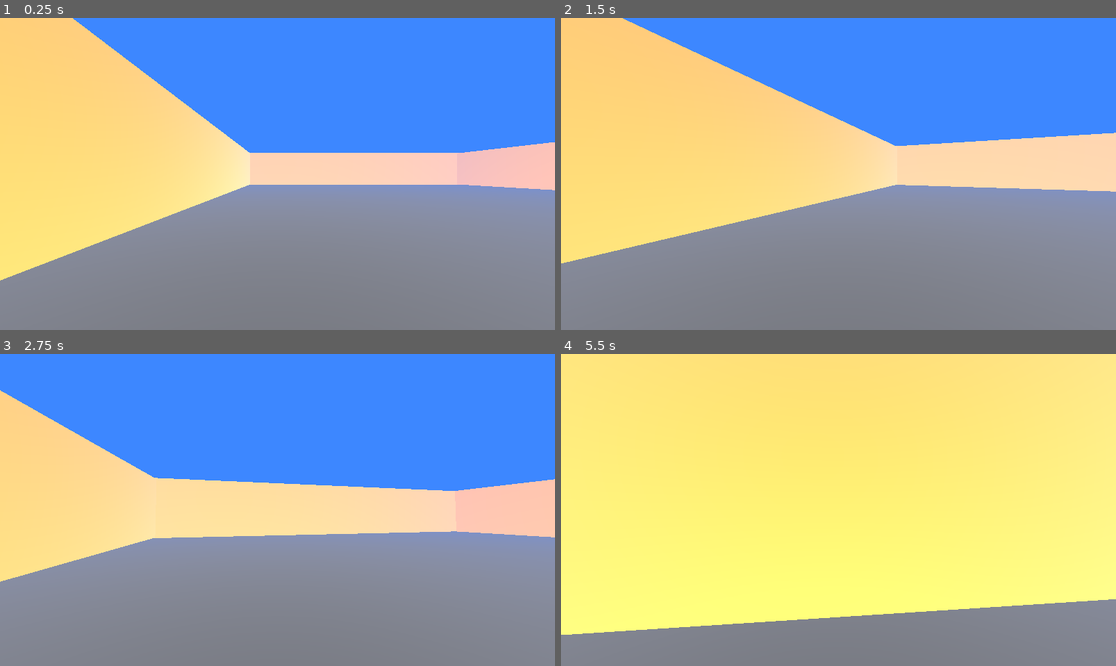
Above: before the commit, frames 1-4 (two rows, left to right).
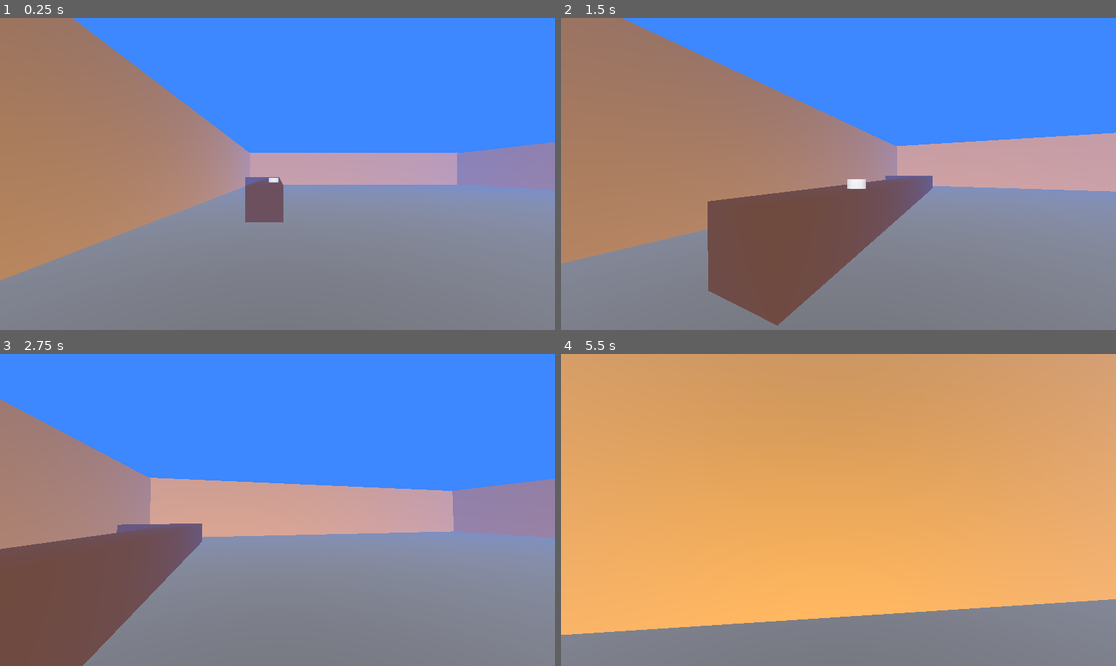
Above: after the commit, the same moments.

Repository: JoshuaThai/road-jam
Game: Godot game, scene res://Scenes/bar.tscn
The game is run twice, just before and just after one commit, with the same random seed, the same clock (stepped at 60 frames per second) and the same inputs.
Inputs (mouse positions are in pixels of both pictures, inside the frame that each line leads up to):
- Up to frame 1 (0.25 s): no input
- Up to frame 2 (1.5 s): tap Enter at 0.5 s; move the mouse to (866, 174) at 0.52 s; hold W (move_up) from 0.53 s (still down); tap Space at 0.77 s; move the mouse to (810, 174) at 1.27 s
- Up to frame 3 (2.75 s): keep holding W (move_up); tap Space at 1.52 s; move the mouse to (288, 503) at 2.02 s
- Up to frame 4 (5.5 s): keep holding W (move_up); move the mouse to (832, 516) at 2.77 s; tap Space at 3.02, 3.77, 4.52 s; move the mouse to (877, 513) at 3.52 s; move the mouse to (794, 506) at 4.27 s; move the mouse to (844, 510) at 5.02 s

The runs differ from the first frame. In frame 1, 31% of the frame differs, in the area x 0-100%, y 0-85%; in frame 2, 45%; in frame 3, 32%; in frame 4, 84%, in the area x 0-100%, y 0-90%.

Commit message:
Set up bar further

Diff:
--- a/Scenes/bar.tscn
+++ b/Scenes/bar.tscn
@@ -1,6 +1,7 @@
-[gd_scene load_steps=7 format=3 uid="uid://bq2kdr80nrrgi"]
+[gd_scene load_steps=11 format=3 uid="uid://bq2kdr80nrrgi"]
 
 [ext_resource type="PackedScene" uid="uid://ck0pjiha20w3m" path="res://Scenes/player.tscn" id="1_vwav4"]
+[ext_resource type="PackedScene" uid="uid://br7f2wm5xqk81" path="res://BarObjects/WineGlass.glb" id="2_w5oem"]
 
 [sub_resource type="StandardMaterial3D" id="StandardMaterial3D_vwav4"]
 albedo_color = Color(0, 0, 0, 1)
@@ -18,6 +19,16 @@
 
 [sub_resource type="BoxShape3D" id="BoxShape3D_vwav4"]
 size = Vector3(51, 15, 0.5)
+
+[sub_resource type="StandardMaterial3D" id="StandardMaterial3D_ggknq"]
+shading_mode = 0
+albedo_color = Color(0.4388856, 0.27553523, 0.12544891, 1)
+
+[sub_resource type="BoxShape3D" id="BoxShape3D_w5oem"]
+size = Vector3(2, 2, 30)
+
+[sub_resource type="BoxShape3D" id="BoxShape3D_xgyi3"]
+size = Vector3(2, 2, 7)
 
 [node name="Bar" type="Node3D"]
 
@@ -38,8 +49,9 @@
 
 [node name="DirectionalLight3D" type="DirectionalLight3D" parent="."]
 transform = Transform3D(1, 0, 0, 0, 0.039190106, 0.99923176, 0, -0.99923176, 0.039190106, 0, 4.2729373, 0)
+light_color = Color(0.9779369, 0.97793704, 0.9779369, 1)
 light_energy = 16.0
-light_angular_distance = 30.0
+light_angular_distance = 15.0
 
 [node name="Wall" type="StaticBody3D" parent="."]
 transform = Transform3D(1, 0, 0, 0, 1, 0, 0, 0, 1, 0, 0, 25.089003)
@@ -80,3 +92,30 @@
 
 [node name="CollisionShape3D" type="CollisionShape3D" parent="Wall3"]
 shape = SubResource("BoxShape3D_vwav4")
+
+[node name="WineGlass" parent="." instance=ExtResource("2_w5oem")]
+transform = Transform3D(0.24, 0, 0, 0, 0.15999998, 0, 0, 0, 0.18816002, -18.531166, 1.5380883, 8.117648)
+
+[node name="Node3D" type="Node3D" parent="."]
+
+[node name="BarStand" type="StaticBody3D" parent="Node3D"]
+transform = Transform3D(1, 0, 0, 0, 1, 0, 0, 0, 1, -18.917658, 0.9321182, -2.3671532)
+
+[node name="CSGBox3D" type="CSGBox3D" parent="Node3D/BarStand"]
+size = Vector3(2, 2, 30)
+material = SubResource("StandardMaterial3D_ggknq")
+
+[node name="CollisionShape3D" type="CollisionShape3D" parent="Node3D/BarStand"]
+shape = SubResource("BoxShape3D_w5oem")
+
+[node name="BarStand2" type="StaticBody3D" parent="Node3D"]
+transform = Transform3D(-4.371139e-08, 0, 1, 0, 1, 0, -1, 0, -4.371139e-08, -20.31766, 0.9321182, -18.384724)
+
+[node name="CSGBox3D" type="CSGBox3D" parent="Node3D/BarStand2"]
+transform = Transform3D(1, 0, 0, 0, 1, 0, 0, 0, 1, 0, 0, -1.1000023)
+size = Vector3(2, 2, 7)
+material = SubResource("StandardMaterial3D_ggknq")
+
+[node name="CollisionShape3D" type="CollisionShape3D" parent="Node3D/BarStand2"]
+transform = Transform3D(1, 0, 0, 0, 1, 0, 0, 0, 1, 0, 0, -1.1000004)
+shape = SubResource("BoxShape3D_xgyi3")
Binary file added: BarObjects/WineGlass.glb
Not shown, added: BarObjects/WineGlass.glb.import
